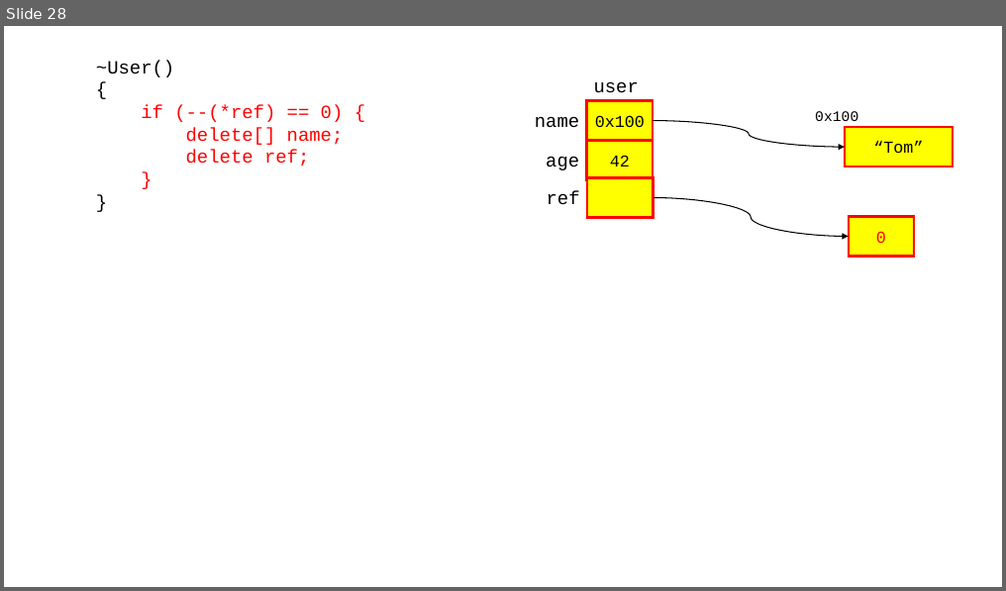
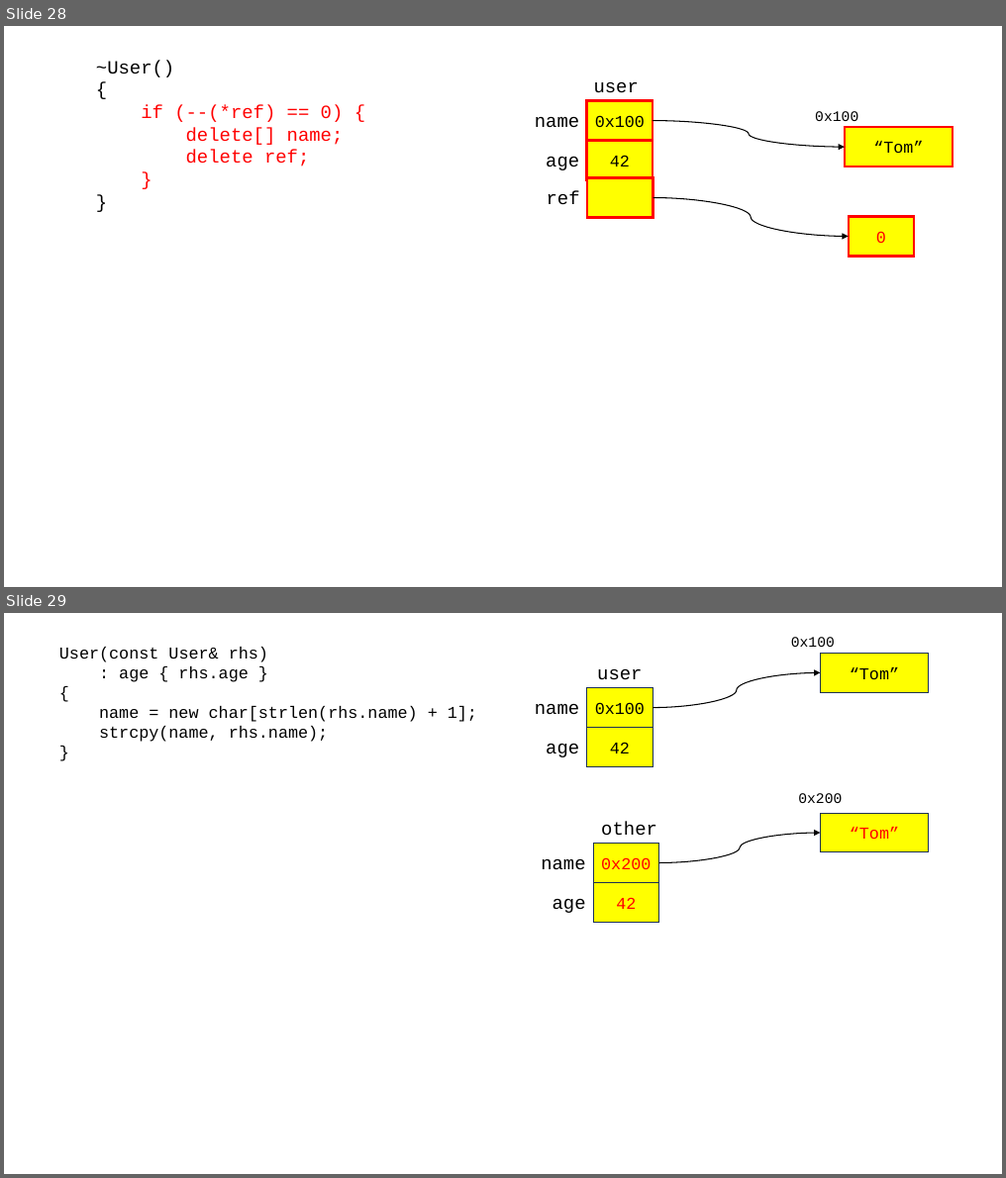
Before and after one commit to rlaxodnd98/SWIP77, a slide deck: cpp_230824.pptx. Shown one above the other, each under a label of ours: slide 28 before the commit, slides 28 and 29 after it. The pictures are 1006x591 and 1006x1178 pixels, drawn with LibreOffice and Linux fonts; fonts in the diff are those of the drawing. Boxes give left, top, right and bottom in pixels: in the first picture for what was removed or moved away, otherwise in the second. Text is boxed around its words. In the diff, an @@ line names an element or a change of style, - is before the commit and + after.

```diff
--- a/cpp_230824.pptx
+++ b/cpp_230824.pptx
@@ slide 29 added at <box>4,613,1002,1174</box>, background #FFFFFF @@
@@ text added at <box>791,637,835,647</box>, 14 pt, text #000000 @@
+0x100
@@ text added at <box>59,647,477,742</box>, 16 pt, text #000000 @@
+User(const User& rhs)
+: age { rhs.age }
+{
+name = new char[strlen(rhs.name) + 1];
+strcpy(name, rhs.name);
+}
@@ text added at <box>597,669,642,680</box>, 18 pt, text #000000 @@
+user
@@ rectangle added at <box>821,654,929,693</box>, fill #FFFF00, outline #1E3256 1 pt, 16 pt, text #000000 @@
+“Tom”
@@ rectangle added at <box>587,688,653,728</box>, fill #FFFF00, outline #1E3256 1 pt, 16 pt, text #000000 @@
+0x100
@@ curved arrow added from (653, 707) to (821, 672), #000000 1 pt @@
@@ text added at <box>535,704,579,715</box>, 18 pt, text #000000 @@
+name
@@ rectangle added at <box>587,728,653,767</box>, fill #FFFF00, outline #1E3256 1 pt, 16 pt, text #000000 @@
+42
@@ text added at <box>546,744,579,758</box>, 18 pt, text #000000 @@
+age
@@ text added at <box>798,793,842,803</box>, 14 pt, text #000000 @@
+0x200
@@ rectangle added at <box>821,813,929,853</box>, fill #FFFF00, outline #1E3256 1 pt, 16 pt, text #FF0000 @@
+“Tom”
@@ rectangle added at <box>593,844,659,883</box>, fill #FFFF00, outline #1E3256 1 pt, 16 pt, text #FF0000 @@
+0x200
@@ text added at <box>601,822,657,836</box>, 18 pt, text #000000 @@
+other
@@ curved arrow added from (659, 863) to (821, 833), #000000 1 pt @@
@@ text added at <box>541,860,585,869</box>, 18 pt, text #000000 @@
+name
@@ text added at <box>552,899,586,913</box>, 18 pt, text #000000 @@
+age
@@ rectangle added at <box>593,882,659,922</box>, fill #FFFF00, outline #1E3256 1 pt, 16 pt, text #FF0000 @@
+42
```
Also in this commit, not shown: 2 other slides added, 1 other file.
